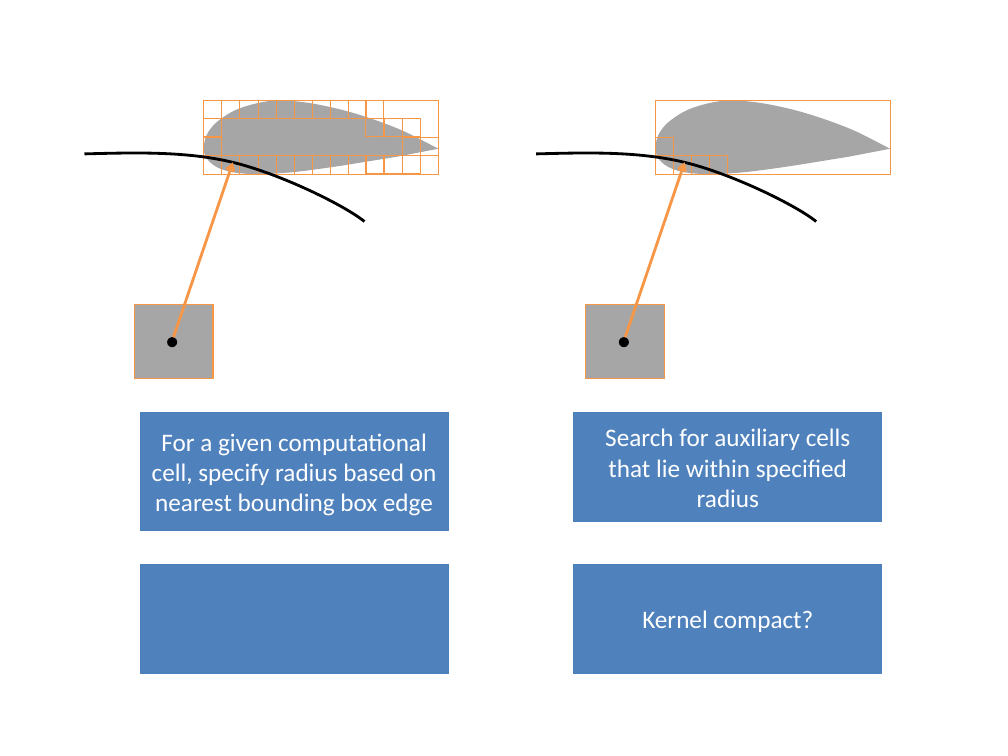
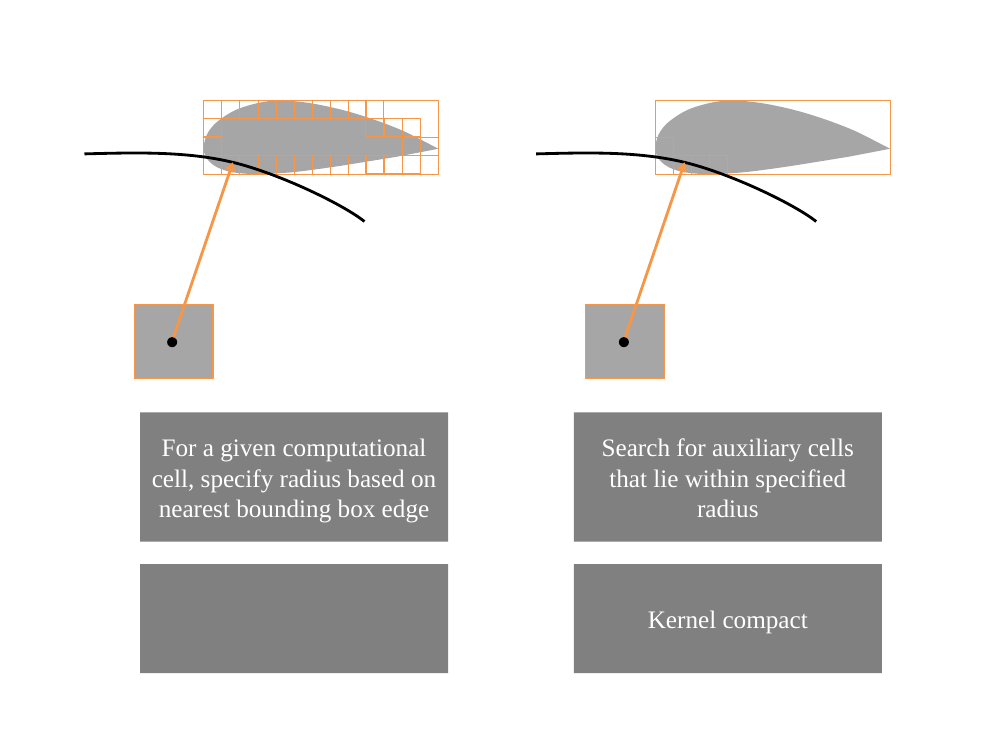
Before and after one commit to Basian/PC-WallDistanceProject, a slide deck: slide 7 of ProjectDoc/Diagrams/diagrams.pptx. Drawn at 1008x756 pixels with LibreOffice and Linux fonts; fonts in the diff are those of the drawing. Boxes give left, top, right and bottom in pixels: in the first picture for what was removed or moved away, otherwise in the second. Text is boxed around its words. In the diff, an @@ line names an element or a change of style, - is before the commit and + after.

```diff
--- a/ProjectDoc/Diagrams/diagrams.pptx
+++ b/ProjectDoc/Diagrams/diagrams.pptx
@@ rectangle "For a given computational cell, ...": place and size @@
-rectangle "For a given computational cell, ..." at <box>140,412,448,530</box>
+rectangle "For a given computational cell, ..." at <box>140,412,448,541</box>
@@ rectangle "For a given computational cell, ..." at <box>140,412,448,541</box>: font Calibri to Times New Roman; fill #4F81BD to #808080; outline #4B7EBC 0.75 pt to none @@
@@ rectangle "Search for auxiliary cells that ..." at <box>574,412,881,541</box>: font Calibri to Times New Roman; fill #4F81BD to #808080; outline #4B7EBC 0.75 pt to none @@
@@ rectangle "Search for auxiliary cells that ...": place and size @@
-rectangle "Search for auxiliary cells that ..." at <box>574,412,881,521</box>
+rectangle "Search for auxiliary cells that ..." at <box>574,412,881,541</box>
@@ rectangle at <box>140,564,448,673</box>: fill #4F81BD to #808080; outline #4B7EBC 0.75 pt to none @@
@@ rectangle "Kernel compact" at <box>574,564,881,673</box>: fill #4F81BD to #808080; outline #4B7EBC 0.75 pt to none @@
@@ text in rectangle at <box>648,610,808,634</box>: text changed; font Calibri to Times New Roman @@
-Kernel compact?
+Kernel compact
```
Also in this commit, not shown: 6 other slides changed, 4 slides added, 54 other files.
